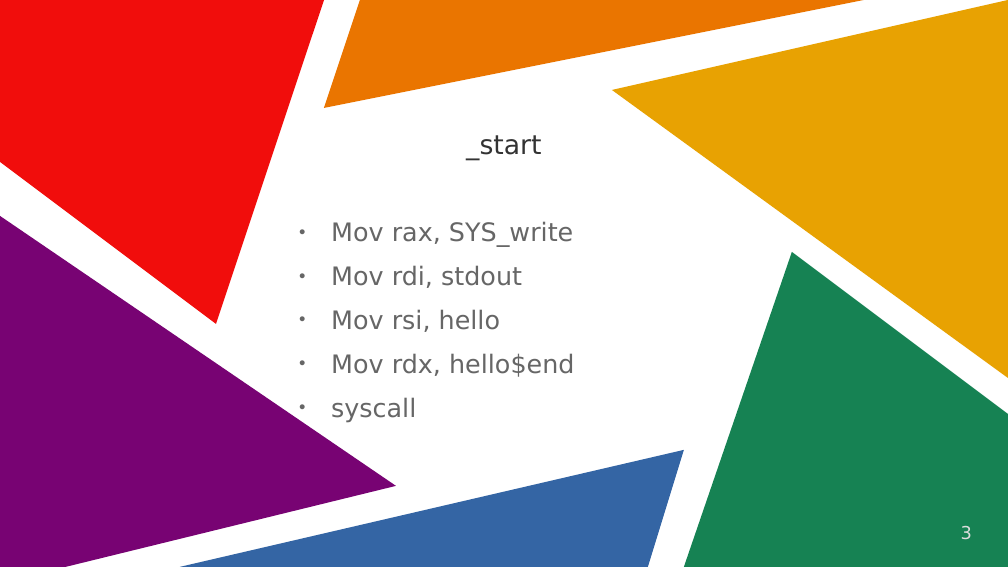
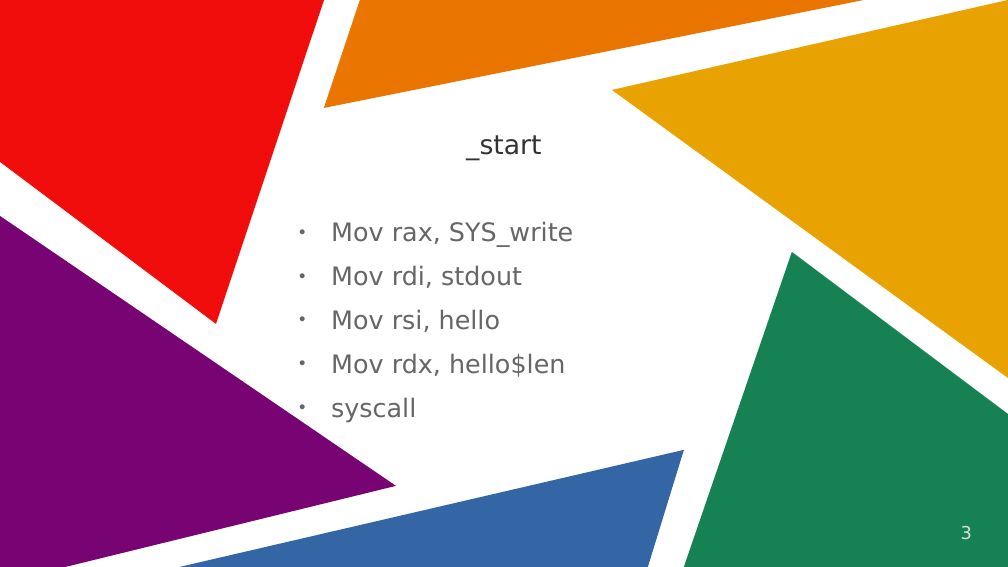
Before and after one commit to RobertBendun/prasm, a slide deck: slide 3 of examples/hello_world.odp. Drawn at 1008x567 pixels with LibreOffice and Linux fonts; fonts in the diff are those of the drawing. Boxes give left, top, right and bottom in pixels: in the first picture for what was removed or moved away, otherwise in the second. Text is boxed around its words. In the diff, an @@ line names an element or a change of style, - is before the commit and + after.

```diff
--- a/examples/hello_world.odp
+++ b/examples/hello_world.odp
@@ text at bbox=[331, 353, 565, 377]: text changed @@
-● Mov rdx, hello$end
+● Mov rdx, hello$len
```
Also in this commit, not shown: 3 other files.
